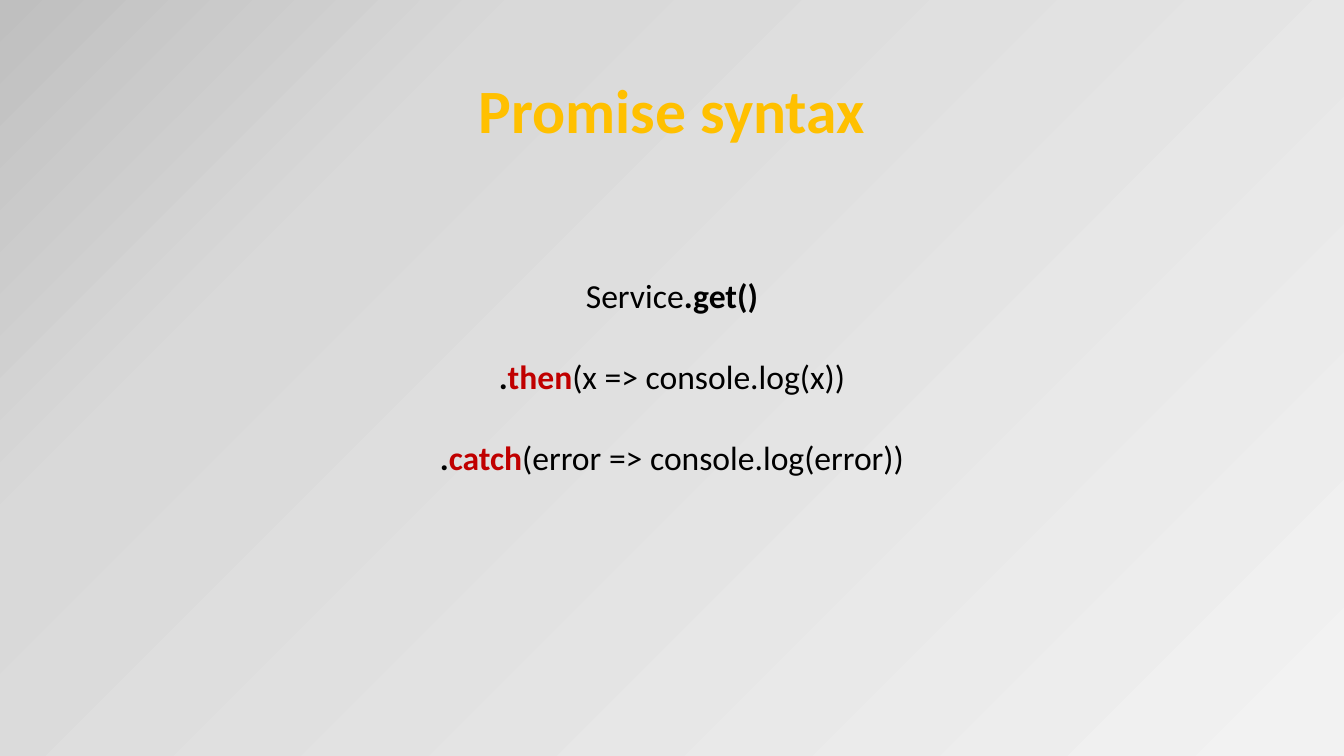
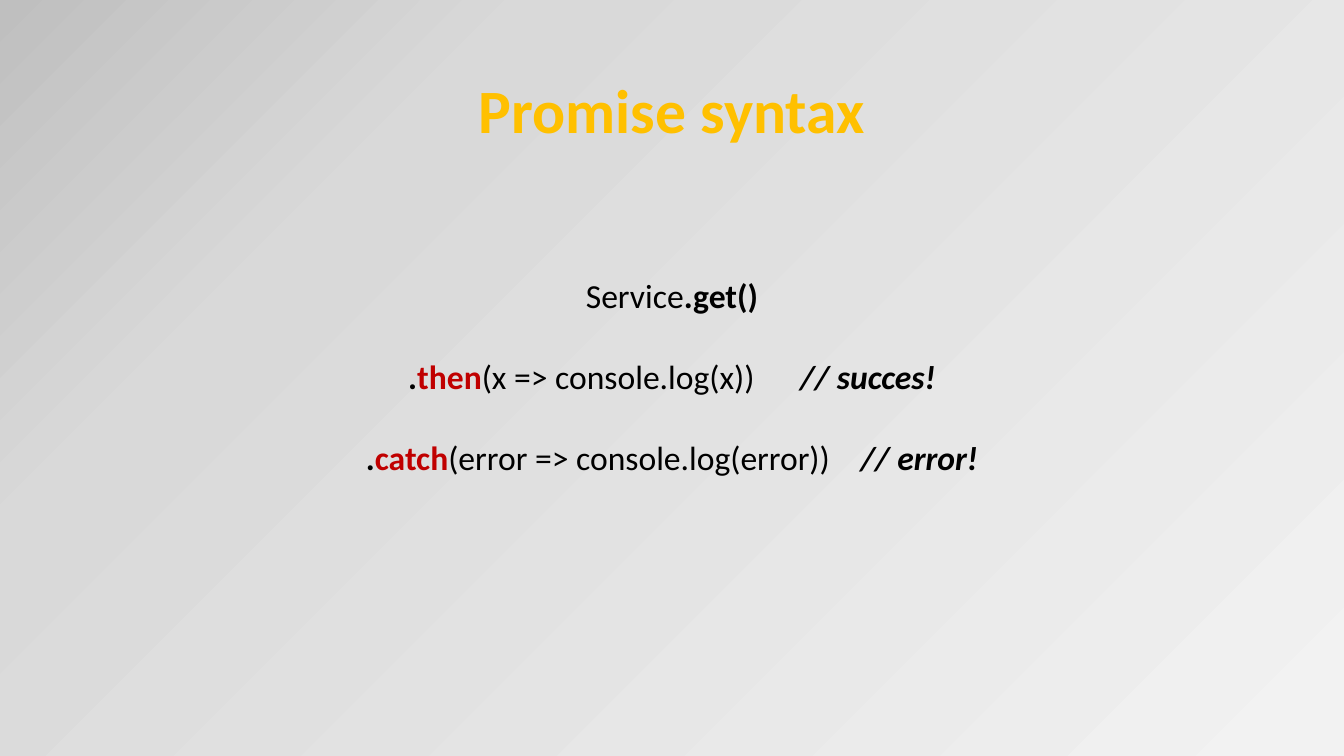
Before and after one commit to petereijgermans11/frontend-cursus, a slide deck: slide 20 of frontend-cursus/ 8 - Angular.pptx. Drawn at 1344x756 pixels with LibreOffice and Linux fonts; fonts in the diff are those of the drawing. Boxes give left, top, right and bottom in pixels: in the first picture for what was removed or moved away, otherwise in the second. Text is boxed around its words. In the diff, an @@ line names an element or a change of style, - is before the commit and + after.

```diff
--- a/frontend-cursus/ 8 - Angular.pptx
+++ b/frontend-cursus/ 8 - Angular.pptx
@@ text at (366,364,978,476): text changed @@
-.then(x => console.log(x))
-.catch(error => console.log(error))
+.then(x => console.log(x)) // succes!
+.catch(error => console.log(error)) // error!
```
Also in this commit, not shown: 6 other slides changed, 2 slides added, 1 other file.
